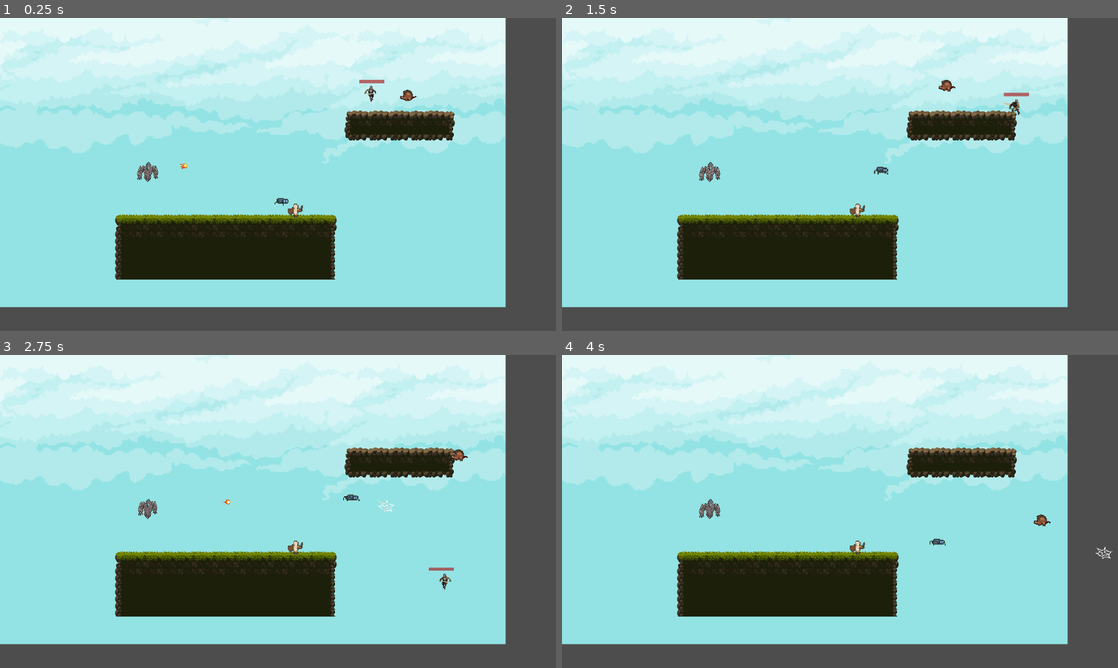
Above: before the commit, frames 1-4 (two rows, left to right).
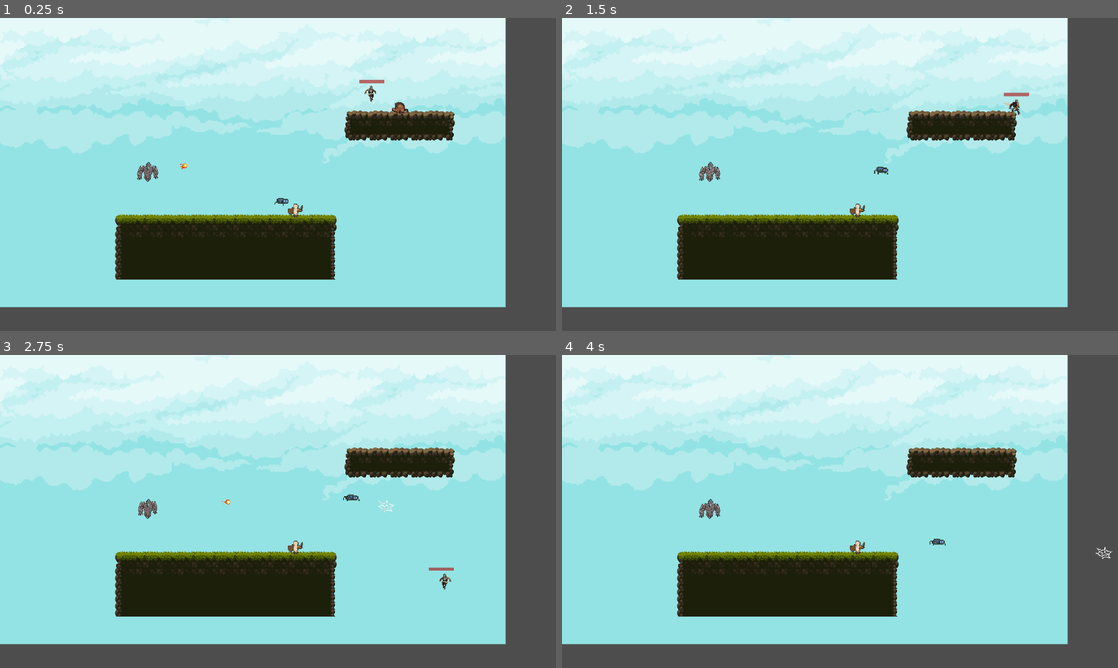
Above: after the commit, the same moments.

Repository: ON1VAS/tesiUni2025
Game: Godot game, scene res://scene/map.tscn
The game is run twice, just before and just after one commit, with the same random seed, the same clock (stepped at 60 frames per second) and the same inputs.
Inputs:
- Up to frame 1 (0.25 s): no input
- Up to frame 2 (1.5 s): hold D (ui_right) from 0.53 s (still down); tap K (attackfast) at 0.6 s; tap E (ui_accept) at 0.77 s; tap L (attackpesant) at 1.35 s
- Up to frame 3 (2.75 s): tap E (ui_accept) at 1.52 s; release D (ui_right) at 2.03 s; hold A (ui_left) from 2.03 s (still down); tap K (attackfast) at 2.1 s
- Up to frame 4 (4 s): release A (ui_left) at 2.78 s; hold D (ui_right) from 2.78 s (still down); tap L (attackpesant) at 2.85 s; tap E (ui_accept) at 3.02, 3.77 s; tap K (attackfast) at 3.6 s

The runs differ from the first frame. In frame 1, 0.1% of the frame differs, in the area x 70-75%, y 22-31%; in frame 2, less than 0.1%; in frame 3, less than 0.1%; in frame 4, less than 0.1%.

Commit message:
modificata gravità

Diff:
--- a/scene/cinghiale.gd
+++ b/scene/cinghiale.gd
@@ -1,5 +1,4 @@
 extends CharacterBody2D
-
 
 var movement_speed = 100
 @onready var player = get_tree().get_first_node_in_group("giocatore")
@@ -10,11 +9,14 @@
 @onready var sword_hitbox = $Incornata/CollisionShape2D
 @onready var hitbox_timer = $HitboxTimer
 
+var gravity = ProjectSettings.get_setting("physics/2d/default_gravity")
 var damage = 15
 var is_attacking = false
+var is_charging = false  # Nuova variabile per lo stato di carica
 var attack_direction = Vector2.ZERO
-var attack_cooldown = 1 #Tempo di attesa tra gli attacchi
+var attack_cooldown = 1 # Tempo di attesa tra gli attacchi
 var last_attack_time = 0.0
+var charge_speed_multiplier = 2.5  # Moltiplicatore di velocità durante la carica
 
 func _ready():
 	print(self.name)
@@ -32,10 +34,14 @@
 	$Incornata.body_entered.connect(_on_pungiglione_body_entered)
 
 func _physics_process(delta: float) -> void:
-	if is_attacking:
-		# Durante l'attacco, muovi l'ape in diagonale
-		velocity = attack_direction * movement_speed * 1.5  # Aumenta la velocità durante l'attacco
+	if is_charging:
+		# Durante la carica, muovi il cinghiale in linea retta con maggiore velocità
+		velocity.x = attack_direction.x * movement_speed * charge_speed_multiplier
+		velocity.y += gravity * delta  # Aggiunge la gravità
 		move_and_slide()
+	elif is_attacking:
+		# Durante l'attacco normale (se necessario)
+		velocity = Vector2.ZERO
 	elif hp > 0:
 		var direction = (player.global_position - global_position).normalized()
 		if global_position.distance_to(player.global_position) > min_distance:
@@ -44,43 +50,46 @@
 		else:
 			velocity = Vector2.ZERO
 
-		# Decidi quando fare l'attacco speciale (qui uso una probabilità del 10% ogni frame)
-		if not is_attacking and (last_attack_time + attack_cooldown) < Engine.get_physics_frames():
-			perform_sting_attack(direction)
-# Configurazione hitbox per ogni animazione perchè se cambio gli sprite urlo, accomodiamo per i prossimi attacchi anche
+		# Decidi quando fare l'attacco di carica
+		if not is_attacking and not is_charging and (last_attack_time + attack_cooldown) < Engine.get_physics_frames():
+			perform_charge_attack(direction)
+
+# Configurazione hitbox per ogni animazione
 var attack_properties = {
 	"attack": {"delay": 0.1, "duration": 0.4, "keyframes": [1,3]},
-	"sting_attack": {"delay": 0.1, "duration": 0.4, "keyframes": [1, 3]},
+	"charge_attack": {"delay": 0.1, "duration": 0.4, "keyframes": [1, 3]},
 }
 
-func perform_sting_attack(direction: Vector2):
-	is_attacking = true
-	# Scegli una direzione diagonale basata sulla direzione verso il giocatore
+func perform_charge_attack(direction: Vector2):
+	is_charging = true
 	attack_direction = direction
-	anim.play("sting_attack")
+	anim.play("charge_attack")
 	last_attack_time = Engine.get_physics_frames()
+
 	# Attiva l'hitbox dopo un breve ritardo
-	await get_tree().create_timer(attack_properties["sting_attack"]["delay"]).timeout
+	await get_tree().create_timer(attack_properties["charge_attack"]["delay"]).timeout
 	sword_hitbox.disabled = false
-	# Disattiva l'hitbox dopo la durata
-	await get_tree().create_timer(attack_properties["sting_attack"]["duration"]).timeout
+
+	# Durata della carica (puoi regolare questo valore)
+	var charge_duration = 1.0
+	await get_tree().create_timer(charge_duration).timeout
+
+	# Termina la carica
+	is_charging = false
 	sword_hitbox.disabled = true
-	# Termina l'attacco dopo un po'
-	await get_tree().create_timer(0.5).timeout
-	is_attacking = false
 	anim.play("idle")
 
 func _on_animated_sprite_2d_animation_finished() -> void:
 	if $AnimatedSprite2D.animation in attack_properties.keys():
-		if $AnimatedSprite2D.animation == "sting_attack" and is_attacking:
+		if $AnimatedSprite2D.animation == "charge_attack" and is_charging:
 			return
-		sword_hitbox.disabled = true #Non mi serve più tenerla attiva
+		sword_hitbox.disabled = true
 		$AnimatedSprite2D.play("idle")
 
 func take_damage(amount: int):
 	hp -= amount
 	anim.play("hurt")
-	print("Cinghiale colpita! Vita rimanente: ", hp)
+	print("Cinghiale colpito! Vita rimanente: ", hp)
 
 	if hp <= 0:
 		self.collision_layer = false
@@ -106,17 +115,15 @@
 			# Se ci sono più keyframe, programma la prossima attivazione
 			if props.keyframes.size() > 1:
 				var next_keyframe = props.keyframes[1]
-				hitbox_timer.start(next_keyframe)  # Attiva il prossimo keyframe
+				hitbox_timer.start(next_keyframe)
 			else:
-				hitbox_timer.stop()  # Ferma il timer se non ci sono più keyframeon)
-
+				hitbox_timer.stop()
 
 func _on_hurtbox_area_entered(area: Area2D) -> void:
 	if area.is_in_group("player_weapon"):
 		anim.play("attack")
 		take_damage(10)
 
-
 func _on_pungiglione_body_entered(body: Node2D) -> void:
 	print("Hitbox ha colpito: ", body.name)
 	if body.is_in_group("giocatore"):
